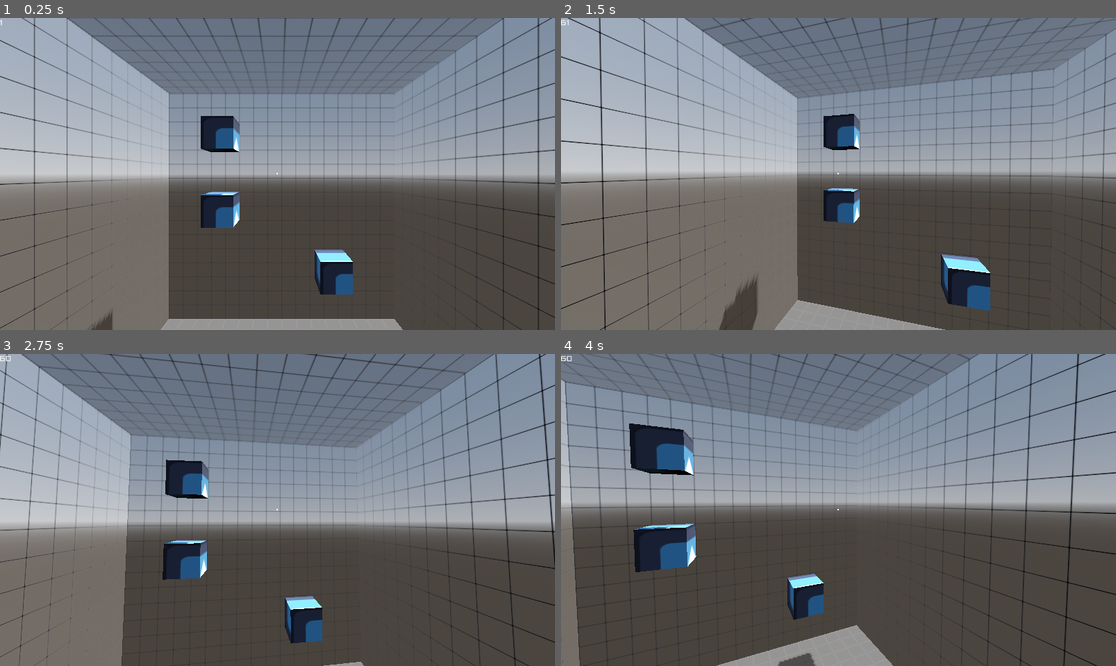
Above: before the commit, frames 1-4 (two rows, left to right).
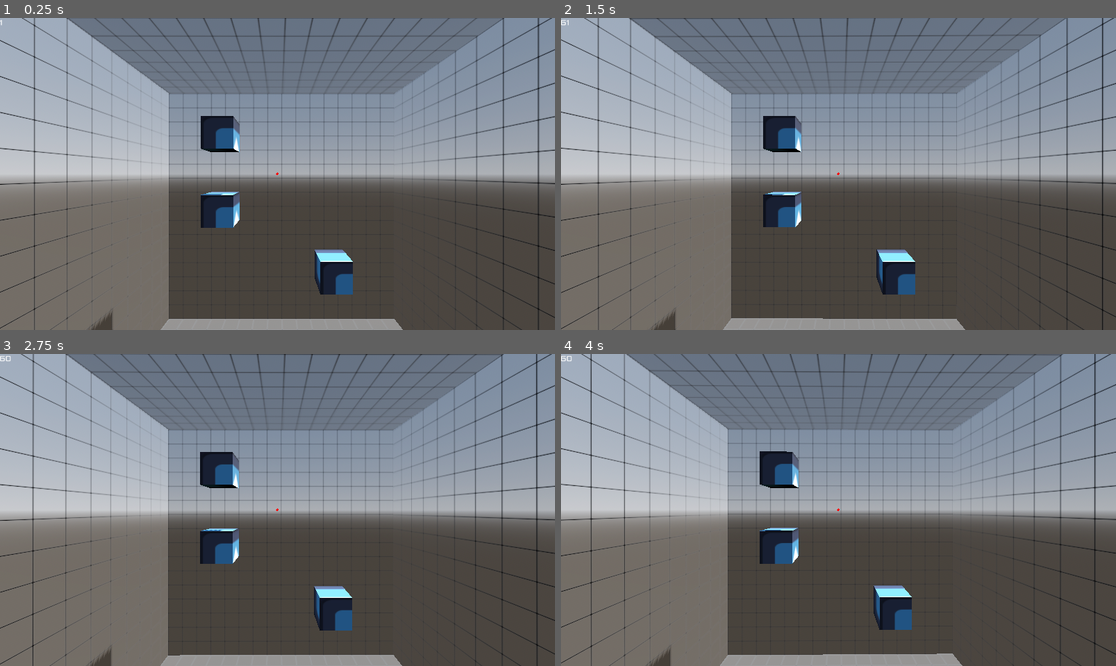
Above: after the commit, the same moments.

Repository: stumpynub/AimTrainerGodaim
Game: Godot game, scene res://scenes/scenerios/scenerio_crazy_cubes.tscn
The game is run twice, just before and just after one commit, with the same random seed, the same clock (stepped at 60 frames per second) and the same inputs. The engine's default icon, where the game draws it, is replaced by a stand-in: a white triangle on a blue panel in a dark square.
Inputs (mouse positions are in pixels of both pictures, inside the frame that each line leads up to):
- Up to frame 1 (0.25 s): no input
- Up to frame 2 (1.5 s): tap Enter (ui_accept) at 0.5, 0.77, 1.25 s; move the mouse to (960, 158) at 0.52 s; hold D (right) 0.53-1.28 s; click (960, 158) at 0.6 s; move the mouse to (810, 174) at 1.27 s; hold W (up) from 1.28 s (still down); right-click (810, 174) at 1.35 s
- Up to frame 3 (2.75 s): keep holding W (up); tap Enter (ui_accept) at 1.52, 2 s; move the mouse to (288, 503) at 2.02 s; hold Ctrl (crouch) from 2.03 s (still down)
- Up to frame 4 (4 s): keep holding W (up); tap Enter (ui_accept) at 2.75, 3.02, 3.5, 3.77 s; move the mouse to (832, 516) at 2.77 s; release Ctrl (crouch) at 2.78 s; tap Shift (sprint) at 2.85 s; click (832, 516) at 2.92 s; move the mouse to (877, 513) at 3.52 s; click (877, 513) at 3.6 s

The runs differ from the first frame. In frame 1, less than 0.1% of the frame differs, in the area x 49-51%, y 49-51%; in frame 2, 25%; in frame 3, 27%; in frame 4, 42%, in the area x 0-100%, y 0-100%.
Error before the commit: Invalid assignment of property or key 'button_pressed' with value of type 'bool' on a base object of type 'null instance'. (res://scripts/ui/ui_settings.gd:80)
Error after the commit: Attempt to call function 'play' in base 'null instance' on a null instance. (res://scripts/player.gd:64)

Commit message:
another fix

Diff:
--- a/scenes/ui/settings.tscn
+++ b/scenes/ui/settings.tscn
@@ -36,7 +36,6 @@
 layout_mode = 2
 
 [node name="SceneriosVContainer" type="VBoxContainer" parent="TabContainer/Scenerios"]
-visible = false
 custom_minimum_size = Vector2(500, 1000)
 layout_mode = 2
 size_flags_horizontal = 6
@@ -191,7 +190,7 @@
 offset_bottom = 35.0
 text = "RETICLE"
 
-[node name="ReticleMenuButton2" type="Button" parent="Panel"]
+[node name="ControlsMenuButton" type="Button" parent="Panel"]
 layout_mode = 0
 offset_left = 360.0
 offset_top = 8.0
@@ -204,4 +203,4 @@
 [connection signal="value_changed" from="ReticlePanel/ReticleSettingsVContainer/ReticleScaleVContainer/ReticleScaleSlider" to="." method="_on_h_slider_value_changed"]
 [connection signal="value_changed" from="ControlsPanel/PlayerSettingsVContainer/SensitivityVContainer/SensitivitySlider" to="." method="_on_sensitivity_slider_value_changed"]
 [connection signal="pressed" from="Panel/ReticleMenuButton" to="." method="_on_reticle_menu_button_pressed"]
-[connection signal="pressed" from="Panel/ReticleMenuButton2" to="." method="_on_reticle_menu_button_2_pressed"]
+[connection signal="pressed" from="Panel/ControlsMenuButton" to="." method="_on_reticle_menu_button_2_pressed"]
--- a/scripts/ui/ui_settings.gd
+++ b/scripts/ui/ui_settings.gd
@@ -77,7 +77,6 @@
 	ezcfg.save_value("graphics", "vsync", button_pressed)
 
 func init_values():
-	%VsyncCheckBox.button_pressed = ezcfg.get_value("graphics", "vsync")
 	%SensitivitySlider.value = ezcfg.get_value("player", "sensitivity", 0.2)
 	%ReticleImagesOption.selected = ezcfg.get_value("reticle", "image")
 	%ColorPickerButton.color = ezcfg.get_value("reticle", "color", Color(1,1,1,1))
